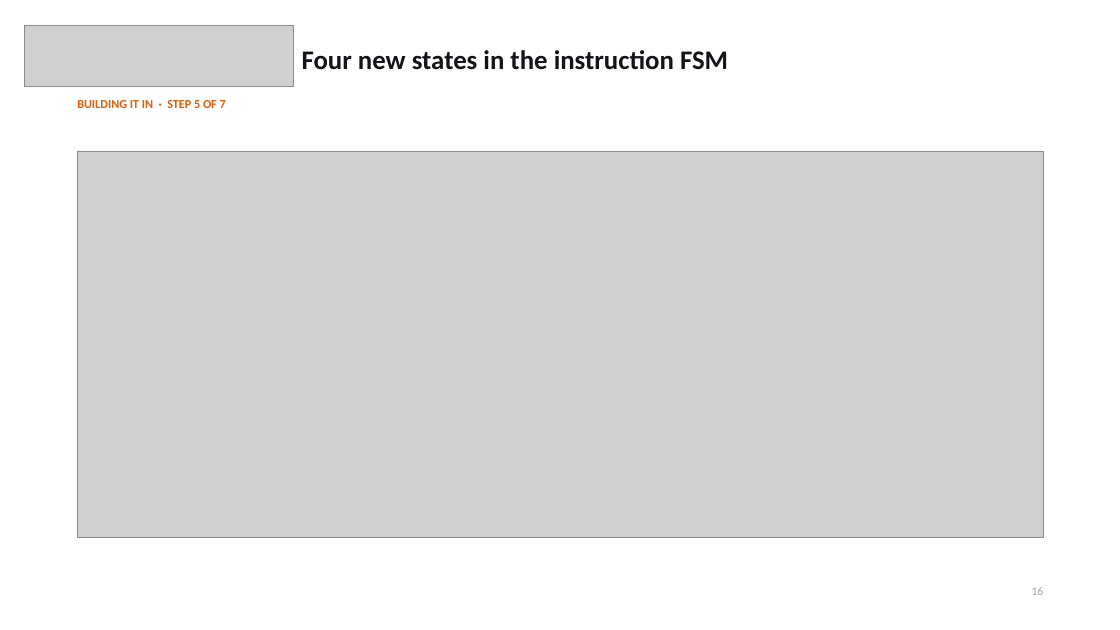
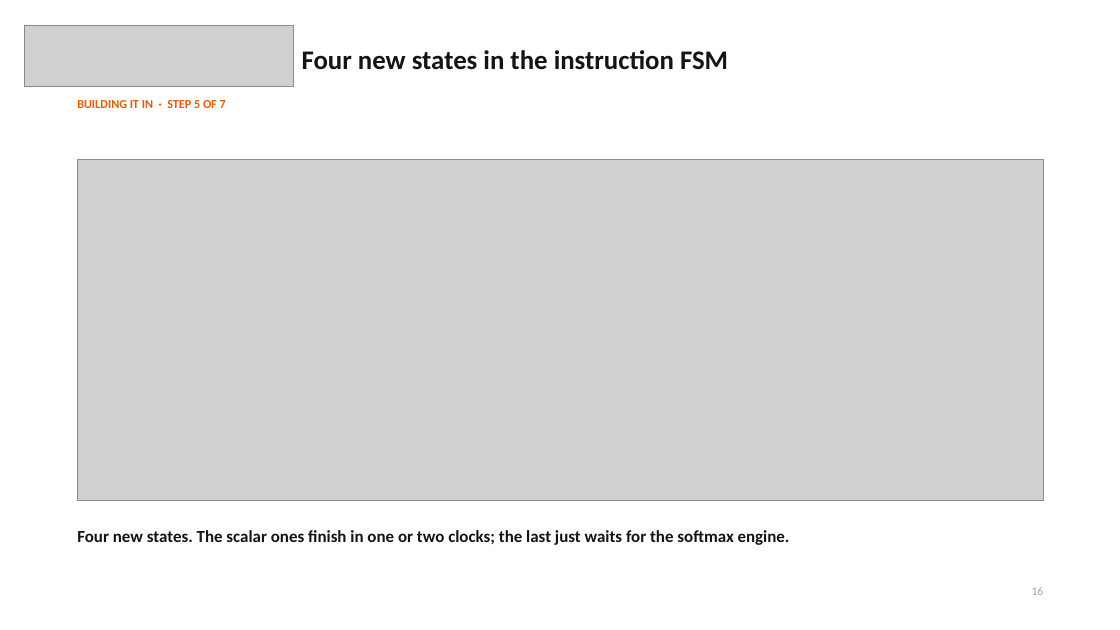
Before and after one commit to saleh2411/DLX-NN, a slide deck: slide 16 of Documents/DLX-NN_Final_Presentation.pptx. Drawn at 1120x630 pixels with LibreOffice and Linux fonts; fonts in the diff are those of the drawing; grey boxes stand for pictures. Boxes give left, top, right and bottom in pixels: in the first picture for what was removed or moved away, otherwise in the second. Text is boxed around its words. In the diff, an @@ line names an element or a change of style, - is before the commit and + after.

```diff
--- a/Documents/DLX-NN_Final_Presentation.pptx
+++ b/Documents/DLX-NN_Final_Presentation.pptx
@@ picture: place and size @@
-picture at (77,151,1044,538)
+picture at (77,159,1044,500)
@@ text added at (77,530,790,545), 14.5 pt, text #111418, bold @@
+Four new states. The scalar ones finish in one or two clocks; the last just waits for the softmax engine.
```
Also in this commit, not shown: 14 other slides changed.
